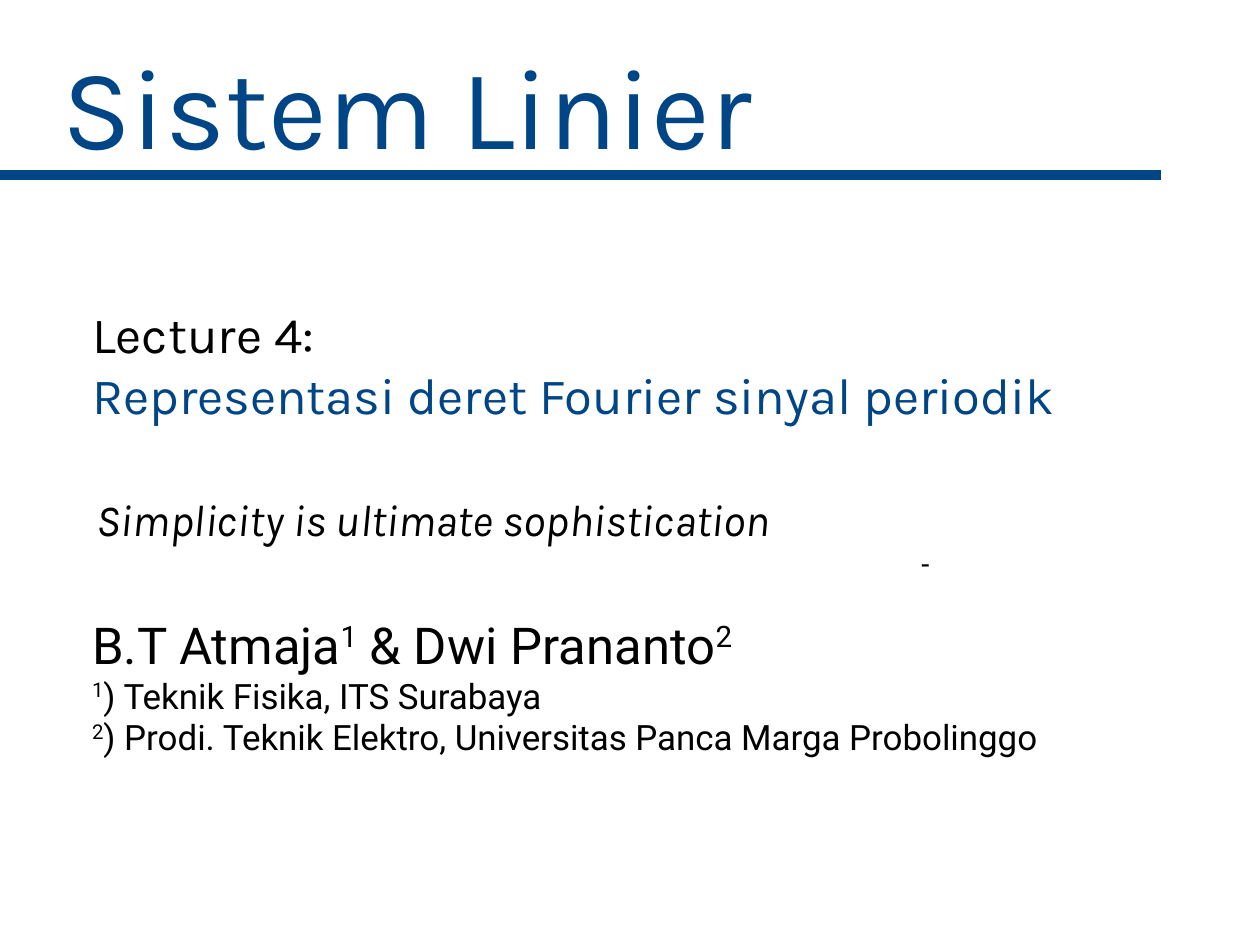
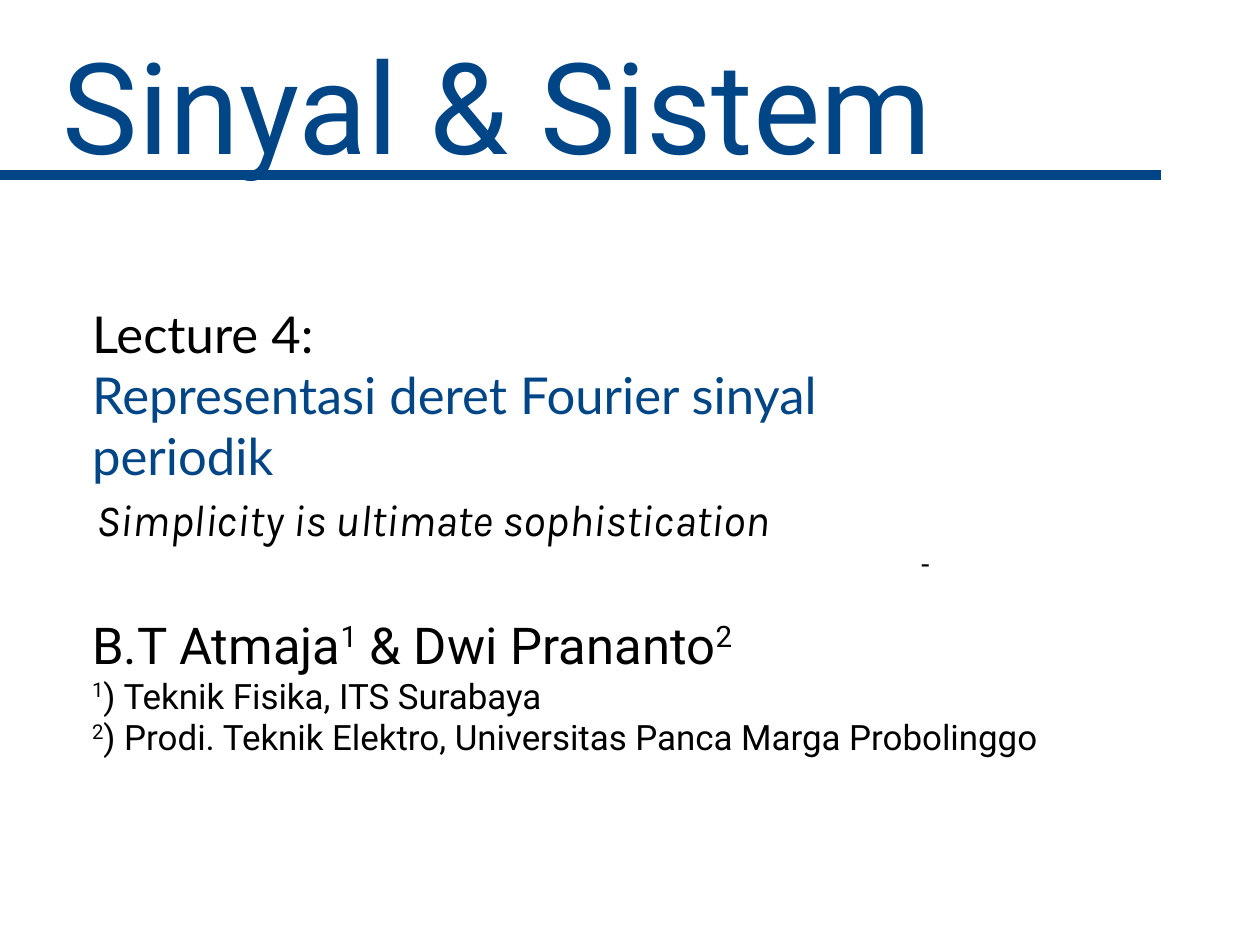
Before and after one commit to bagustris/sinyalsistem, a slide deck: slide 1 of slides/Lect4_SinyalSistem.odp. Drawn at 1260x945 pixels with LibreOffice and Linux fonts; fonts in the diff are those of the drawing. Boxes give left, top, right and bottom in pixels: in the first picture for what was removed or moved away, otherwise in the second. Text is boxed around its words. In the diff, an @@ line names an element or a change of style, - is before the commit and + after.

```diff
--- a/slides/Lect4_SinyalSistem.odp
+++ b/slides/Lect4_SinyalSistem.odp
@@ subtitle at box(63, 58, 932, 181): text changed; size 72 to 80 pt; font Karla to Roboto @@
-Sistem Linier
+Sinyal & Sistem
@@ text "Lecture 4:" at box(92, 316, 817, 484): font Karla to Lato @@
```
Also in this commit, not shown: 12 other slides changed, 1 other file.
